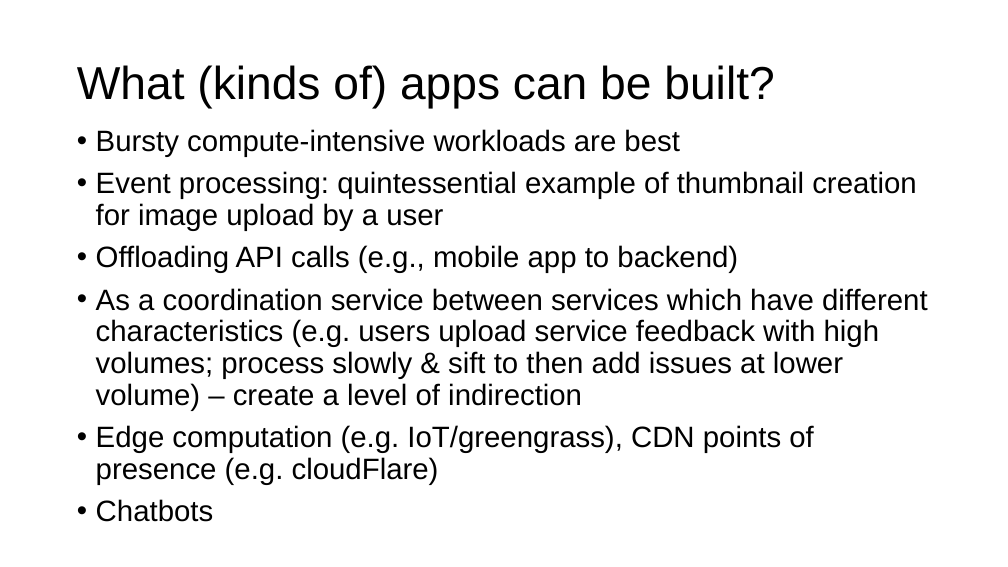
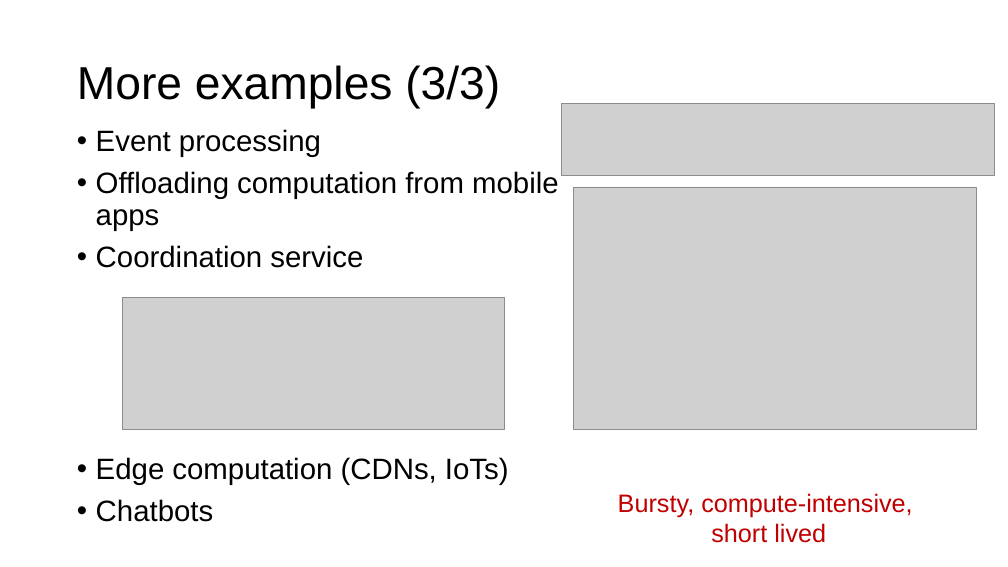
Before and after one commit to ngsrinivas/coursegen, a slide deck: slide 16 of ex/553-S25/staging/553-S25/lectures/07-application-architecture.pptx (slide 11 before the commit). Drawn at 1008x567 pixels with LibreOffice and Linux fonts; fonts in the diff are those of the drawing; grey boxes stand for pictures. Boxes give left, top, right and bottom in pixels: in the first picture for what was removed or moved away, otherwise in the second. Text is boxed around its words. In the diff, an @@ line names an element or a change of style, - is before the commit and + after.

```diff
--- a/ex/553-S25/staging/553-S25/lectures/07-application-architecture.pptx
+++ b/ex/553-S25/staging/553-S25/lectures/07-application-architecture.pptx
@@ title at (77,65,500,109): text changed @@
-What (kinds of) apps can be built?
+More examples (3/3)
@@ picture added at (561,104,994,175) @@
@@ text at (96,129,559,485): text changed @@
-• Bursty compute-intensive workloads are best
-• Event processing: quintessential example of thumbnail creation for image upload by a user
-• Offloading API calls (e.g., mobile app to backend)
-• As a coordination service between services which have different characteristics (e.g. users upload service feedback with high volumes; process slowly & sift to then add issues at lower volume) – create a level of indirection
-• Edge computation (e.g. IoT/greengrass), CDN points of presence (e.g. cloudFlare)
+• Event processing
+• Offloading computation from mobile apps
+• Coordination service
+• Edge computation (CDNs, IoTs)
@@ picture added at (574,187,976,430) @@
@@ picture added at (123,297,504,430) @@
@@ text added at (618,493,912,543), 24 pt, text #C00000 @@
+Bursty, compute-intensive,
+short lived
```
Also in this commit, not shown: 6 other slides changed, 6 slides added, 3 slides removed, 2 other files.
